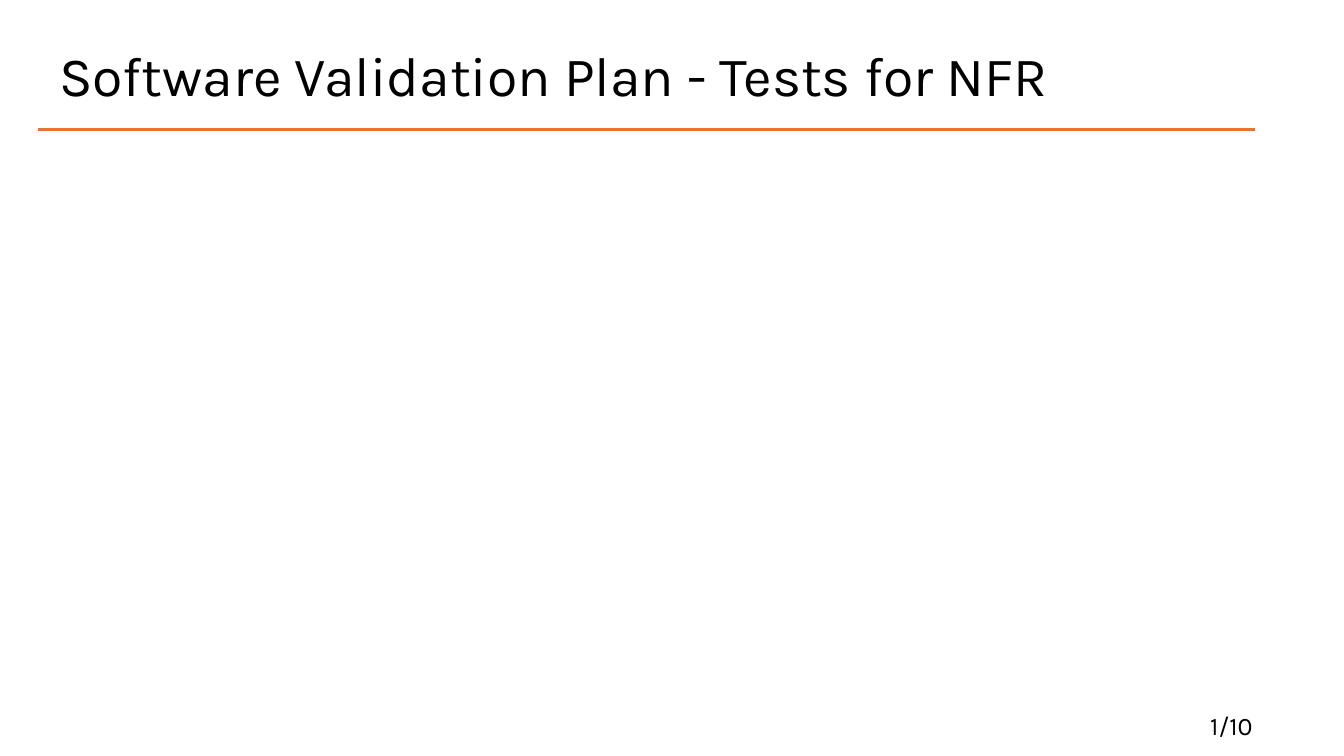
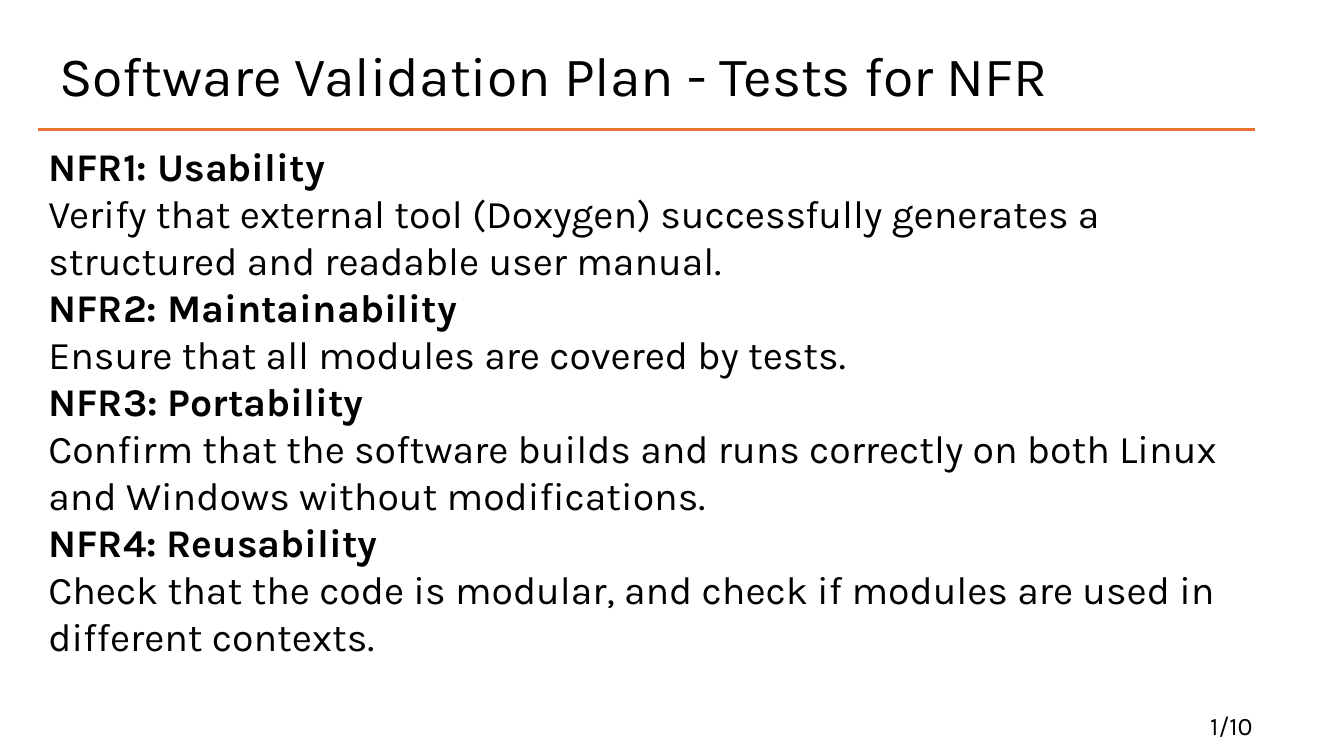
Before and after one commit to Lychee-acaca/CAS741, a slide deck: slide 12 of docs/Presentation/VnV.pptx (slide 10 before the commit). Drawn at 1344x756 pixels with LibreOffice and Linux fonts; fonts in the diff are those of the drawing. Boxes give left, top, right and bottom in pixels: in the first picture for what was removed or moved away, otherwise in the second. Text is boxed around its words. In the diff, an @@ line names an element or a change of style, - is before the commit and + after.

```diff
--- a/docs/Presentation/VnV.pptx
+++ b/docs/Presentation/VnV.pptx
@@ text added at (48, 153, 1216, 652), 28 pt, text #000000 @@
+NFR1: Usability
+Verify that external tool (Doxygen) successfully generates a structured and readable user manual.
+NFR2: Maintainability
+Ensure that all modules are covered by tests.
+NFR3: Portability
+Confirm that the software builds and runs correctly on both Linux and Windows without modifications.
+NFR4: Reusability
+Check that the code is modular, and check if modules are used in different contexts.
```
Also in this commit, not shown: 3 other slides changed, 2 slides added.
